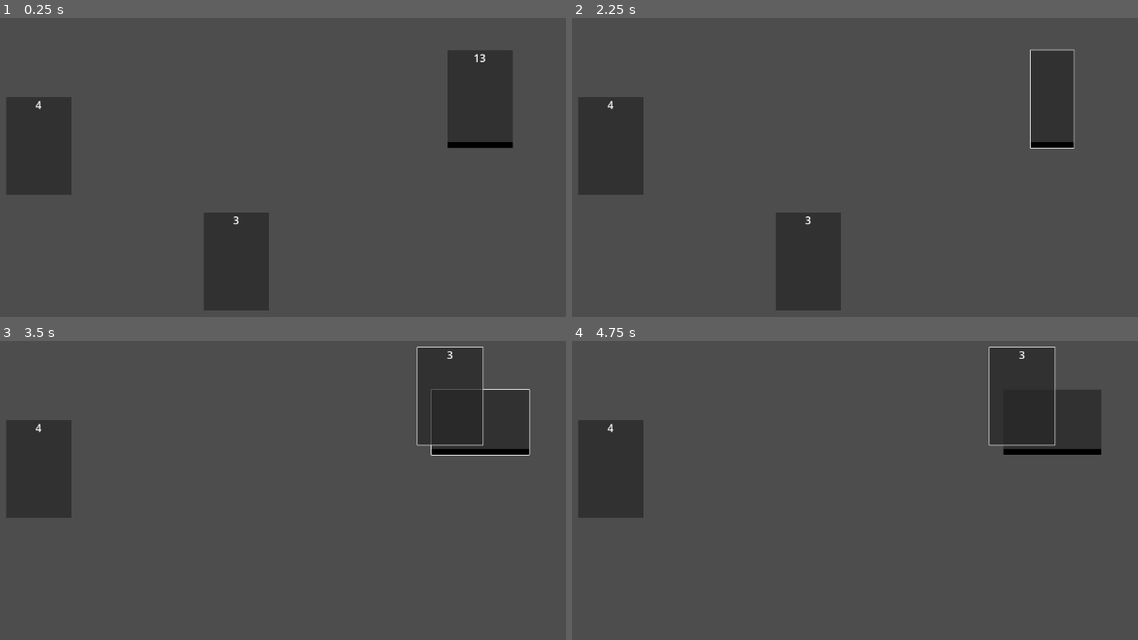
Above: before the commit, frames 1-4 (two rows, left to right).
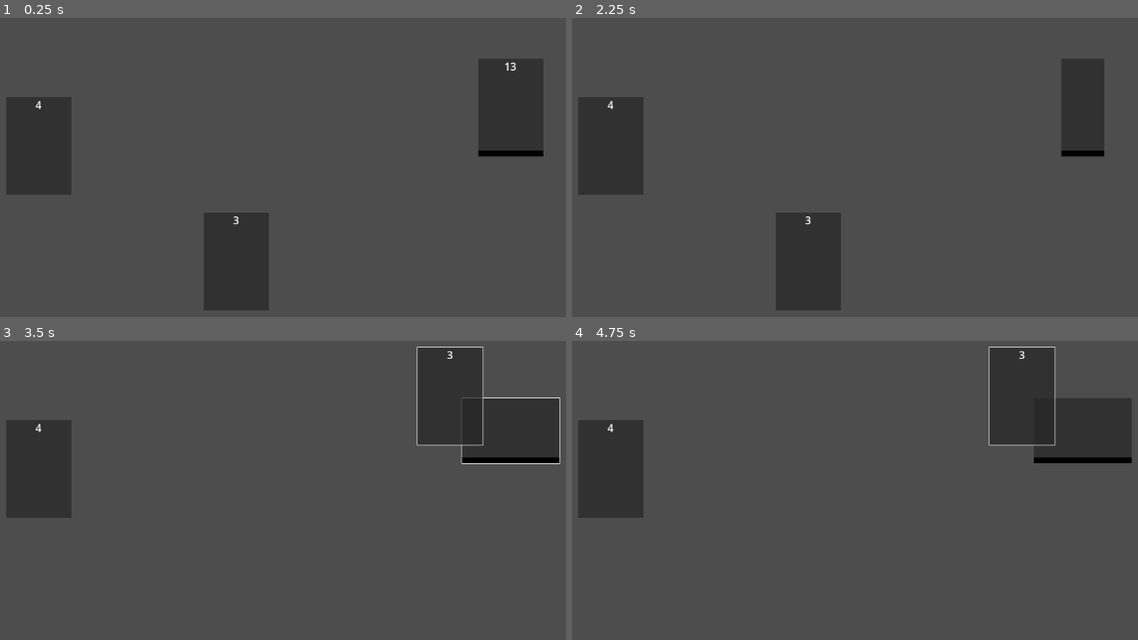
Above: after the commit, the same moments.

Repository: webcatzz/cardgame
Game: Godot game, scene res://table.tscn
The game is run twice, just before and just after one commit, with the same random seed, the same clock (stepped at 60 frames per second) and the same inputs.
Inputs (mouse positions are in pixels of both pictures, inside the frame that each line leads up to):
- Up to frame 1 (0.25 s): no input
- Up to frame 2 (2.25 s): tap Enter at 0.5, 2 s; drag from (809, 260) to (611, 146) at 0.52 s; tap Space at 1.25 s; drag from (611, 146) to (809, 260) at 1.27 s; move the mouse to (1053, 98) at 2.02 s; hold E (rotate_right) from 2.03 s (still down); hold F (flip) from 2.03 s (still down); click (1053, 98) at 2.17 s
- Up to frame 3 (3.5 s): tap Alt (zoom_card, bound only after the commit) at 2.3 s; release E (rotate_right) at 2.75 s; release F (flip) at 2.75 s; tap Space at 2.75 s; drag from (266, 610) to (481, 421) at 2.77 s
- Up to frame 4 (4.75 s): tap Enter at 3.5 s; move the mouse to (1104, 589) at 3.52 s; hold Q (rotate_left) 3.53-4.25 s; hold Alt (zoom_card, bound only after the commit) 3.53-4.25 s; click (1104, 589) at 3.67 s; tap Space at 4.25 s; drag from (651, 463) to (764, 418) at 4.27 s

The runs differ from the first frame. In frame 1, 3.9% of the frame differs, in the area x 79-97%, y 11-47%; in frame 2, 3.8%; in frame 3, 2.3%; in frame 4, 2.1%.

Commit message:
can drag from decks now + stacking animations

Diff:
--- a/logic/card.gd
+++ b/logic/card.gd
@@ -57,7 +57,7 @@
 	return deck
 
 func stack(node: Cardlike):
-	await node.move_to(position)
+	await super(node)
 	var deck: Deck = deckify()
 	deck.add(node)
 
--- a/logic/cardlike.gd
+++ b/logic/cardlike.gd
@@ -51,7 +51,9 @@
 		elif node.name == "Hand": node.hand.add(self)
 
 func stack(node: Cardlike):
-	pass # overwritten by child classes
+	if node.rotation != rotation: node.rotate_to(rotation_degrees)
+	await node.move_to(position)
+	# extended in child classes
 
 
 
@@ -74,9 +76,15 @@
 func key_event(event: InputEvent):
 	super(event)
 	if not get_viewport().is_input_handled():
+
 		if event.is_action_pressed("flip"):
 			click_area.accept_event()
 			flip()
+
+		elif event.is_action_pressed("zoom_card"):
+			click_area.accept_event()
+		elif event.is_action_released("zoom_card"):
+			click_area.accept_event()
 
 
 
--- a/logic/cardlist.gd
+++ b/logic/cardlist.gd
@@ -137,12 +137,23 @@
 # stacking
 
 func stack(node: Cardlike):
-	await node.move_to(position)
+	await super(node)
 	add(node)
 
 
 
-# key events
+# events
+
+func start_drag(event: InputEventMouseButton):
+	if event.shift_pressed:
+		var card: Card = remove_top()
+		card.position = position
+		add_sibling(card)
+		card.click_area.grab_click_focus()
+		card.mouse_entered.emit()
+		card.start_drag(event)
+	else:
+		super(event)
 
 func key_event(event: InputEvent):
 	super(event)
--- a/logic/deck.gd
+++ b/logic/deck.gd
@@ -4,19 +4,24 @@
 
 func _ready():
 	super()
+	if size() == 0: printerr("Cardlist readied with 0 cards.")
 
 	var control: Control = card_control.instantiate()
 	add_child(control)
 	click_area = control.get_child(0)
 
-	card_removed.connect(cardify_if_size_1.unbind(1))
+	cards_changed.connect(cardify_if_size_1)
 
 
 
 # card conversion
 
-func cardify_if_size_1():
-	if size() == 1: replace_with(remove_top())
+func cardify_if_size_1() -> Cardlike:
+	if size() == 1:
+		var card: Card = remove_top()
+		replace_with(card)
+		return card
+	return self
 
 
 
@@ -24,15 +29,15 @@
 
 func split() -> Cardlist:
 	var list: Cardlist = super()
-	var deck: Deck = Deck.new()
+	var deck: Cardlike = Deck.new()
 
 	deck.add(list)
 
 	deck.orient(self)
 	deck.position = position + Vector2(110, -10)
 
-	Game.table.add_child(deck)
+	deck = deck.cardify_if_size_1()
+	add_sibling(deck)
 	await deck.move_to(deck.position + Vector2(0, 10))
-	deck.cardify_if_size_1()
 
 	return deck
--- a/logic/game_object.gd
+++ b/logic/game_object.gd
@@ -51,14 +51,8 @@
 		# starting/ending drag
 		if event.button_index == MOUSE_BUTTON_LEFT:
 			click_area.accept_event()
-			if event.pressed and not grab:
-				grab = event.global_position - global_position
-				GameObject.z += 1
-				z_index = GameObject.z
-				drag_started.emit()
-			elif not event.pressed and grab:
-				grab = Vector2.ZERO
-				drag_ended.emit()
+			if event.pressed and not grab: start_drag(event)
+			elif grab and not event.pressed: end_drag()
 
 		# context menu
 		elif event.button_index == MOUSE_BUTTON_RIGHT and !event.pressed:
@@ -68,7 +62,21 @@
 	# dragging
 	elif event is InputEventMouseMotion and grab:
 		click_area.accept_event()
-		global_position = event.global_position - grab
+		drag(event)
+
+func start_drag(event: InputEventMouseButton):
+	grab = event.global_position - global_position
+	GameObject.z += 1
+	z_index = GameObject.z
+	drag_started.emit()
+
+func drag(event: InputEventMouseMotion):
+	global_position = event.global_position - grab
+
+func end_drag():
+	grab = Vector2.ZERO
+	drag_ended.emit()
+
 
 
 
--- a/node/card_control.gd
+++ b/node/card_control.gd
@@ -2,11 +2,34 @@
 
 
 
+# setting parent
+
+var parent: Cardlike
+
 func _ready():
-	set_parent(get_parent().get_parent())
+	parent = get_parent().get_parent()
 
-func set_parent(cardlike: Cardlike):
-	parent = cardlike
+	# signals
+	parent.flipped_changed.connect(on_flipped)
+	parent.mouse_entered.connect(set_outline.bind(true))
+	parent.mouse_exited.connect(set_outline.bind(false))
+	parent.drag_started.connect(set_default_cursor_shape.bind(CURSOR_DRAG))
+	parent.drag_ended.connect(set_default_cursor_shape.bind(CURSOR_CAN_DROP))
+	parent.tree_exited.connect(set_outline.bind(false))
+
+	# setting card
+	if parent is Card:
+		card = parent
+	elif parent is Cardlist:
+		if parent.size(): card = parent.top()
+
+		# list signals
+		parent.cards_changed.connect(on_list_cards_changed)
+		parent.rotation_changed.connect(update_list_border)
+
+		update_list_border()
+
+	update_side()
 
 
 
@@ -18,75 +41,24 @@
 
 
 
-# signals
-
-var connections: Dictionary = {
-	"parent": {
-		"flipped_changed": on_flipped,
-
-		"mouse_entered": set_outline.bind(true),
-		"mouse_exited": set_outline.bind(false),
-		"tree_exited": set_outline.bind(false),
-
-		"drag_started": set_default_cursor_shape.bind(Control.CURSOR_DRAG),
-		"drag_ended": set_default_cursor_shape.bind(Control.CURSOR_CAN_DROP),
-
-		"replacing_by": set_parent,
-	},
-
-	"card": {
-		"renamed": on_renamed,
-	},
-
-	"list": {
-		"cards_changed": on_list_cards_changed,
-		"rotation_changed": update_list_border,
-	},
-}
-
-func connect_as(key: String, cardlike: Cardlike):
-	for signl: String in connections[key]:
-		cardlike[signl].connect(connections[key][signl])
-
-func disconnect_as(key: String, cardlike: Cardlike):
-	for signl: String in connections[key]:
-		cardlike[signl].disconnect(connections[key][signl])
-
-func disconnect_all():
-	var valid_signals: PackedStringArray = connections.parent.keys() + connections.card.keys() + connections.list.keys()
-	for connection: Dictionary in get_incoming_connections():
-		if connection.signal.get_name() in valid_signals:
-			connection.signal.disconnect(connection.callable)
-
-
-
-# setting nodes
-
-var parent: Cardlike:
-	set(value):
-		parent = value
-
-		disconnect_all()
-		connect_as("parent", parent)
-
-		if parent is Card: card = parent
-		elif parent is Cardlist:
-			if parent.size(): card = parent.top()
-			connect_as("list", parent)
-			update_list_border()
-
-		update_side()
+# card
 
 var card: Card:
 	set(value):
 		card = value
-		connect_as("card", card)
+
+		for key: String in card_connections:
+			card[key].connect(card_connections[key])
 
 		on_renamed()
 
+var card_connections: Dictionary = {
+	"renamed": on_renamed,
+}
 
 
-# node
+
+# parent
 
 func set_outline(value: bool):
 	$Outline.visible = value
@@ -99,6 +71,7 @@
 
 func update_side():
 	$Sides.current_tab = int(parent.flipped)
+	update_tooltip()
 
 
 
@@ -106,8 +79,12 @@
 
 func on_renamed():
 	$Sides/Front/Name.text = card.card_name
-	tooltip_text = card.card_name
-	if parent is Cardlist: tooltip_text += " (" + var_to_str(parent.size()) + " cards)"
+	update_tooltip()
+
+func update_tooltip():
+	tooltip_text = card.card_name if not card.flipped else ""
+	if parent is Cardlist:
+		tooltip_text += " (" + var_to_str(parent.size()) + " cards)"
 
 
 
@@ -117,8 +94,11 @@
 var bottom_side: String = "bottom"
 
 func on_list_cards_changed():
-	disconnect_as("card", card)
+	if card:
+		for key: String in card_connections:
+			card[key].disconnect(card_connections[key])
 	if parent.size(): card = parent.top()
+
 	panel["border_width_" + bottom_side] = parent.size()
 
 func update_list_border():
--- a/project.godot
+++ b/project.godot
@@ -45,6 +45,11 @@
 "events": [Object(InputEventKey,"resource_local_to_scene":false,"resource_name":"","device":-1,"window_id":0,"alt_pressed":false,"shift_pressed":false,"ctrl_pressed":false,"meta_pressed":false,"pressed":false,"keycode":0,"physical_keycode":69,"key_label":0,"unicode":101,"echo":false,"script":null)
 ]
 }
+zoom_card={
+"deadzone": 0.5,
+"events": [Object(InputEventKey,"resource_local_to_scene":false,"resource_name":"","device":-1,"window_id":0,"alt_pressed":false,"shift_pressed":false,"ctrl_pressed":false,"meta_pressed":false,"pressed":false,"keycode":0,"physical_keycode":4194328,"key_label":0,"unicode":0,"echo":false,"script":null)
+]
+}
 
 [rendering]
 
--- a/table.tscn
+++ b/table.tscn
@@ -16,6 +16,6 @@
 script = ExtResource("1_jvvdm")
 
 [node name="Deck" type="Node2D" parent="."]
-position = Vector2(846, 165)
-script = ExtResource("3_mct61")
+position = Vector2(893, 178)
+script = ExtResource("2_oma6s")
 names = PackedStringArray("", "", "", "", "", "", "", "", "")
Binary file added: asset/card/card.png
Not shown, added: asset/card/card.png.import
Not shown: 1 places in table.tscn that only renumber resources
